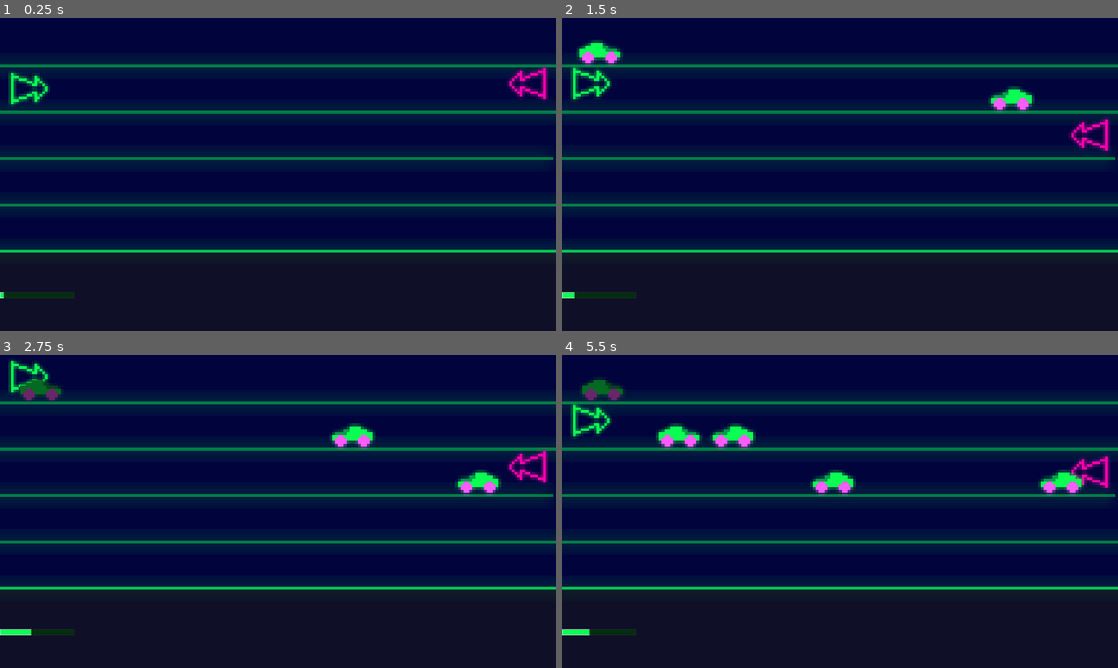
Above: before the commit, frames 1-4 (two rows, left to right).
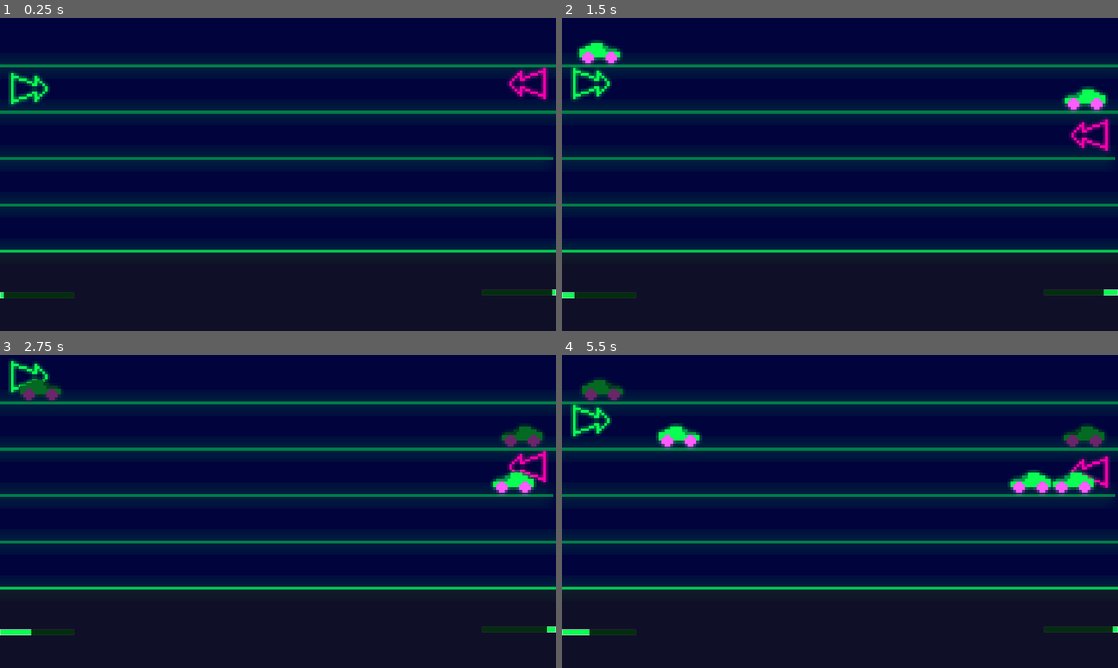
Above: after the commit, the same moments.

Repository: Neppord/battery-pact
Game: Godot game, scene res://main.tscn
Same seed, same stepped clock (60 frames per second), same inputs: the game is played once before the commit and once after it.
Inputs:
- Up to frame 1 (0.25 s): no input
- Up to frame 2 (1.5 s): tap Enter (player_2_spawn) at 0.5 s; hold W (player_1_up) 0.53-1.28 s; tap Space (player_1_spawn) at 0.6 s; hold S (player_1_down) from 1.28 s (still down); tap Down (player_2_down) at 1.35 s
- Up to frame 3 (2.75 s): release S (player_1_down) at 2.03 s; hold W (player_1_up) from 2.03 s (still down); tap Enter (player_2_spawn) at 2.1 s
- Up to frame 4 (5.5 s): tap one key every 0.75 s from 2.85 s: Up (player_2_up) Space (player_1_spawn) Down (player_2_down) Enter (player_2_spawn); release W (player_1_up) at 3.53 s; hold S (player_1_down) from 3.53 s (still down)

The runs differ from the first frame. In frame 1, 0.2% of the frame differs, in the area x 86-100%, y 86-89%; in frame 2, 1.2%; in frame 3, 2.0%; in frame 4, 2.5%, in the area x 26-100%, y 21-89%.

Commit message:
Give a progress to player 2
Co-authored-by: Karl Wängberg <karlwangberg@gmail.com>

Diff:
--- a/default_bus_layout.tres
+++ b/default_bus_layout.tres
@@ -11,5 +11,5 @@
 bus/2/solo = false
 bus/2/mute = false
 bus/2/bypass_fx = false
-bus/2/volume_db = 0.0
+bus/2/volume_db = -5.625
 bus/2/send = &"Master"
--- a/main.gd
+++ b/main.gd
@@ -5,6 +5,7 @@
 @onready var player_2_cooldown: Timer = $Player2Timer
 @onready var sfx_player: AudioStreamPlayer2D = $"SFX player"
 @onready var player_1_battery: Timer = $HUD/ChargeBar1/Timer
+@onready var player_2_battery: Timer = $HUD/ChargeBar2/Timer
 
 func timer_progress(timer: Timer) -> float:
     return 1.0 - (timer.time_left / timer.wait_time)
@@ -18,8 +19,10 @@
 
 func spawn_right(toy_position: Vector2) -> void:
     if player_2_cooldown.is_stopped():
+        var progress := timer_progress(player_2_battery)
+        player_2_battery.start()
         player_2_cooldown.start()
-        spawn(toy_position, Vector2.LEFT, 1.)
+        spawn(toy_position, Vector2.LEFT, progress)
 
 func spawn(toy_position: Vector2, direction: Vector2, charge:float) -> void:
     sfx_player.play()
@@ -32,8 +35,9 @@
 func _ready() -> void:
     pass # Replace with function body.
 
-
 # Called every frame. 'delta' is the elapsed time since the previous frame.
 func _process(delta: float) -> void:
-    var progress := timer_progress(player_1_battery)
-    $HUD/ChargeBar1.value = progress * 100
+    var progress1 := timer_progress(player_1_battery)
+    $HUD/ChargeBar1.value = progress1 * 100
+    var progress2 := timer_progress(player_2_battery)
+    $HUD/ChargeBar2.value = progress2 * 100
--- a/main.tscn
+++ b/main.tscn
@@ -158,5 +158,34 @@
 one_shot = true
 autostart = true
 
+[node name="ChargeBar2" type="TextureProgressBar" parent="HUD" unique_id=1819884645]
+layout_mode = 1
+anchors_preset = 6
+anchor_left = 1.0
+anchor_top = 0.5
+anchor_right = 1.0
+anchor_bottom = 0.5
+offset_left = -256.0
+offset_top = -10.0
+offset_bottom = 10.0
+grow_horizontal = 0
+grow_vertical = 2
+size_flags_horizontal = 4
+size_flags_vertical = 4
+fill_mode = 1
+nine_patch_stretch = true
+stretch_margin_left = 1
+stretch_margin_top = 1
+stretch_margin_right = 1
+stretch_margin_bottom = 1
+texture_under = ExtResource("9_kek77")
+texture_progress = ExtResource("9_kek77")
+tint_under = Color(0.18174565, 0.18174565, 0.18174565, 1)
+
+[node name="Timer" type="Timer" parent="HUD/ChargeBar2" unique_id=730541971]
+wait_time = 5.0
+one_shot = true
+autostart = true
+
 [connection signal="spawned_toy" from="Player1Arrow" to="." method="spawn_left"]
 [connection signal="spawned_toy" from="Player2Arrow" to="." method="spawn_right"]
